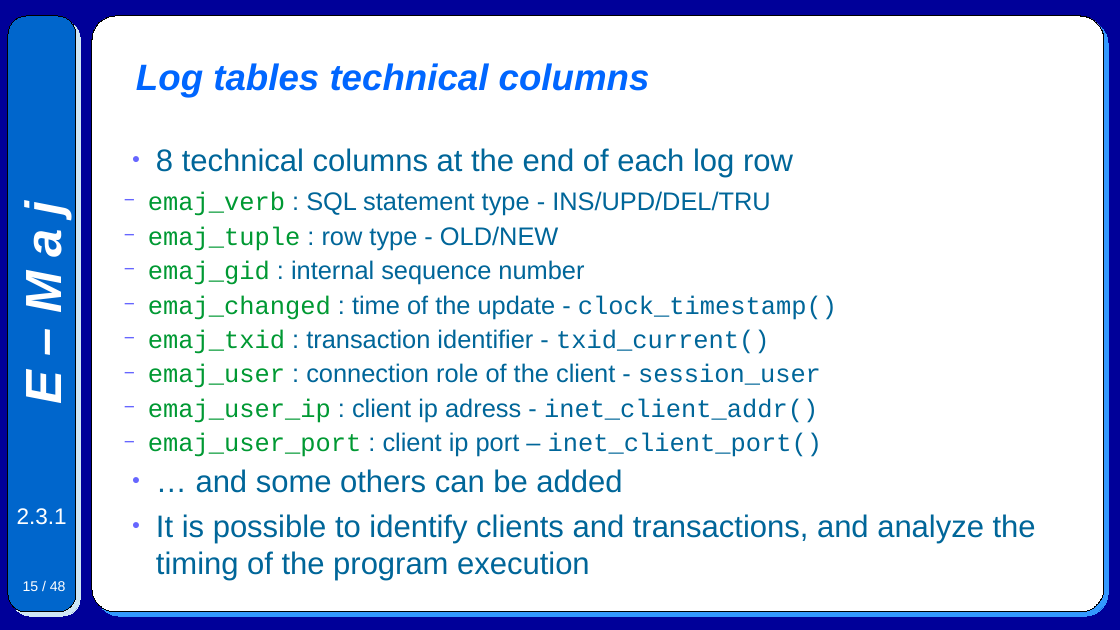
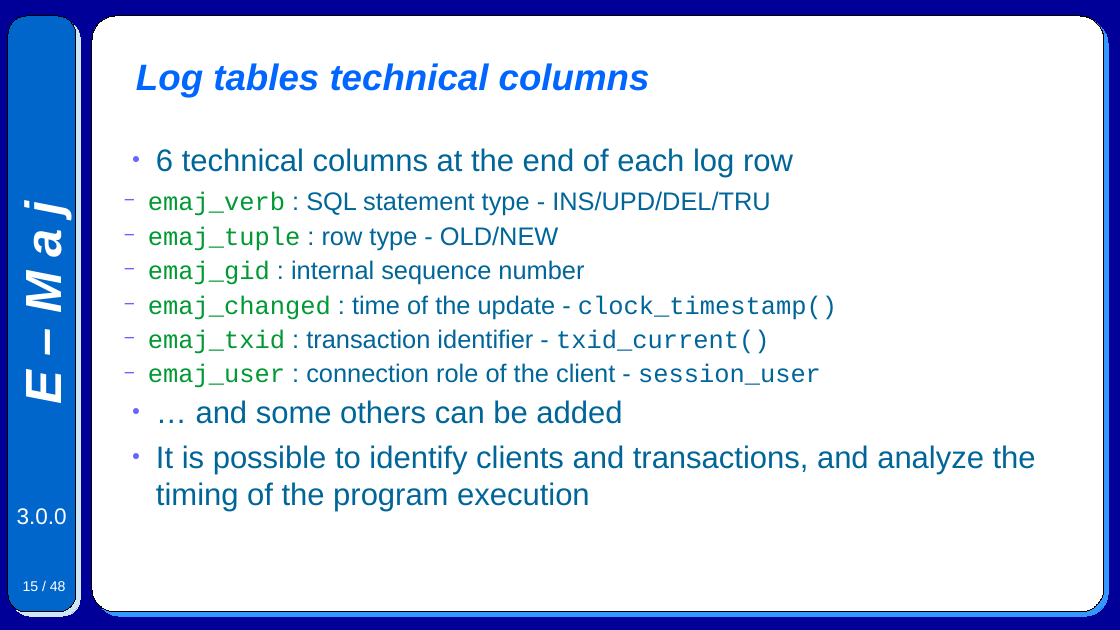
Before and after one commit to beaud76/emaj_doc, a slide deck: slide 15 of Emaj.devel_pres_en.odp. Drawn at 1120x630 pixels with LibreOffice and Linux fonts; fonts in the diff are those of the drawing. Boxes give left, top, right and bottom in pixels: in the first picture for what was removed or moved away, otherwise in the second. Text is boxed around its words. In the diff, an @@ line names an element or a change of style, - is before the commit and + after.

```diff
--- a/Emaj.devel_pres_en.odp
+++ b/Emaj.devel_pres_en.odp
@@ text at [156, 148, 793, 177]: text changed @@
-● 8 technical columns at the end of each log row
+● 6 technical columns at the end of each log row
@@ text at [148, 398, 822, 457]: paragraphs removed @@
-  − emaj_user_ip : client ip adress - inet_client_addr()
-  − emaj_user_port : client ip port – inet_client_port()
@@ text at [17, 508, 67, 525]: text changed @@
-2.3.1
+3.0.0
```
Also in this commit, not shown: 45 other slides changed, 6 other files.
